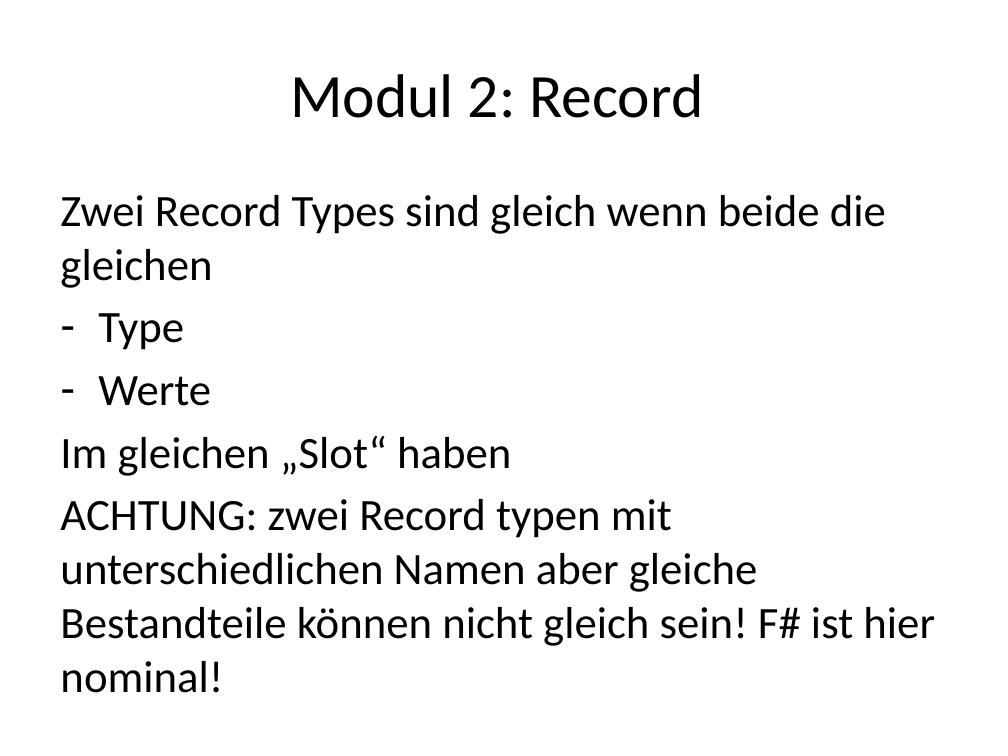
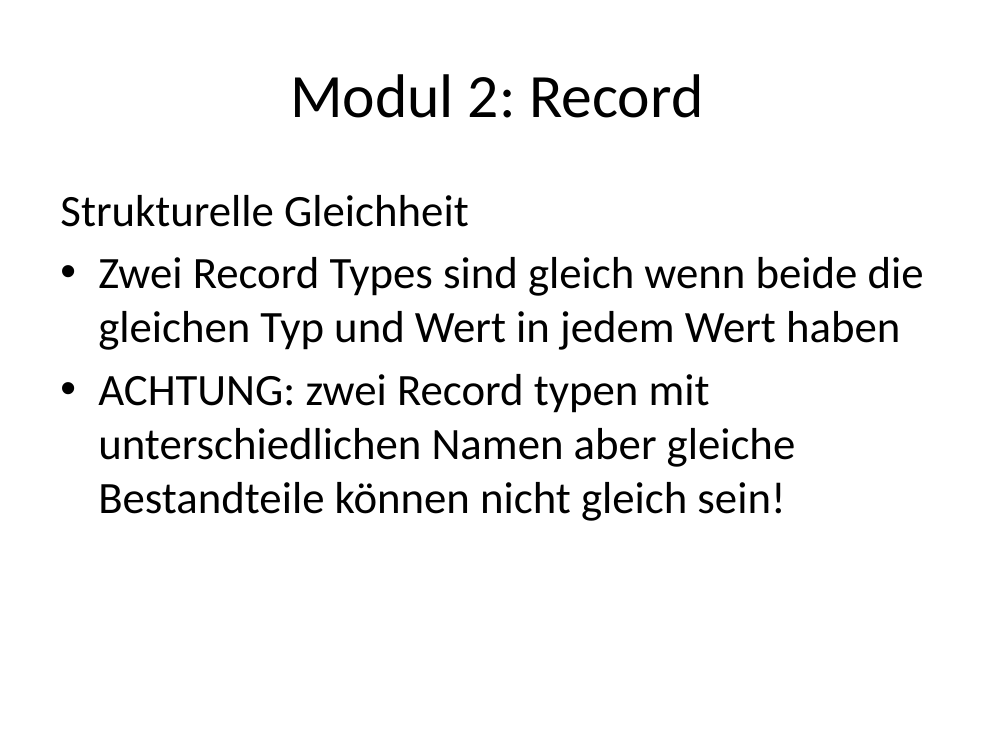
Before and after one commit to nasserbrake/Spartakiade2017, a slide deck: slide 45 of FSharp.pptx (slide 46 before the commit). Drawn at 1008x756 pixels with LibreOffice and Linux fonts; fonts in the diff are those of the drawing. Boxes give left, top, right and bottom in pixels: in the first picture for what was removed or moved away, otherwise in the second. Text is boxed around its words. In the diff, an @@ line names an element or a change of style, - is before the commit and + after.

```diff
--- a/FSharp.pptx
+++ b/FSharp.pptx
@@ text at (60,195,924,521): text changed @@
-Zwei Record Types sind gleich wenn beide die gleichen
-– Type
-– Werte
-Im gleichen „Slot“ haben
-ACHTUNG: zwei Record typen mit unterschiedlichen Namen aber gleiche Bestandteile können nicht gleich sein! F# ist hier nominal!
+Strukturelle Gleichheit
+• Zwei Record Types sind gleich wenn beide die gleichen Typ und Wert in jedem Wert haben
+• ACHTUNG: zwei Record typen mit unterschiedlichen Namen aber gleiche Bestandteile können nicht gleich sein!
```
Also in this commit, not shown: 3 other slides changed, 4 slides added, 1 slide removed, 3 other files.
